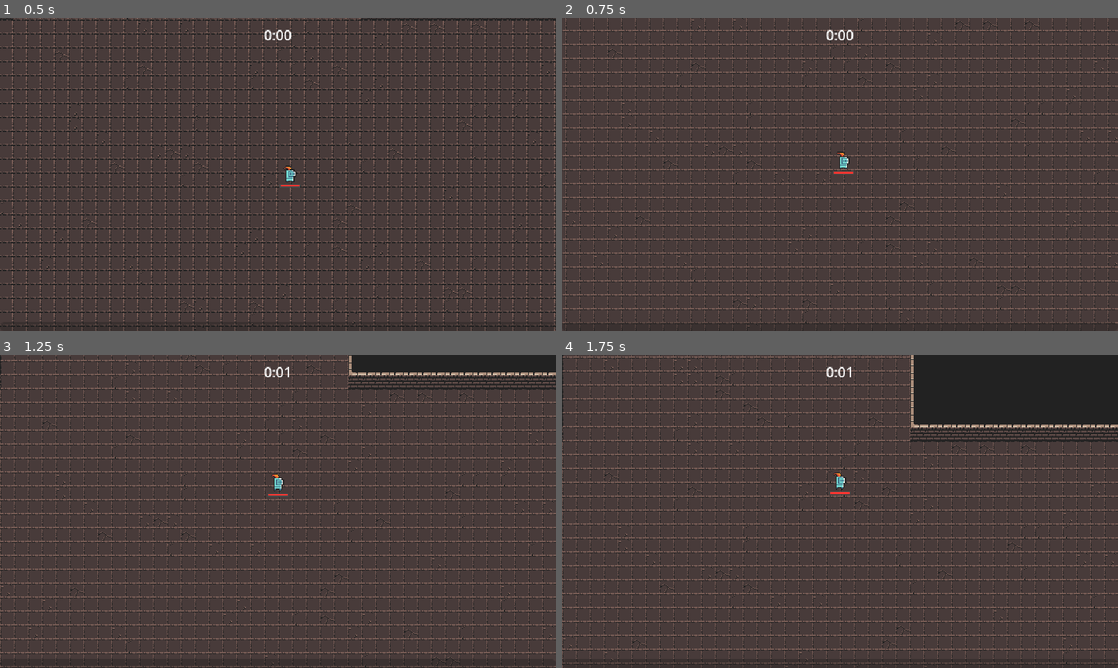
Above: before the commit, frames 1-4 (two rows, left to right).
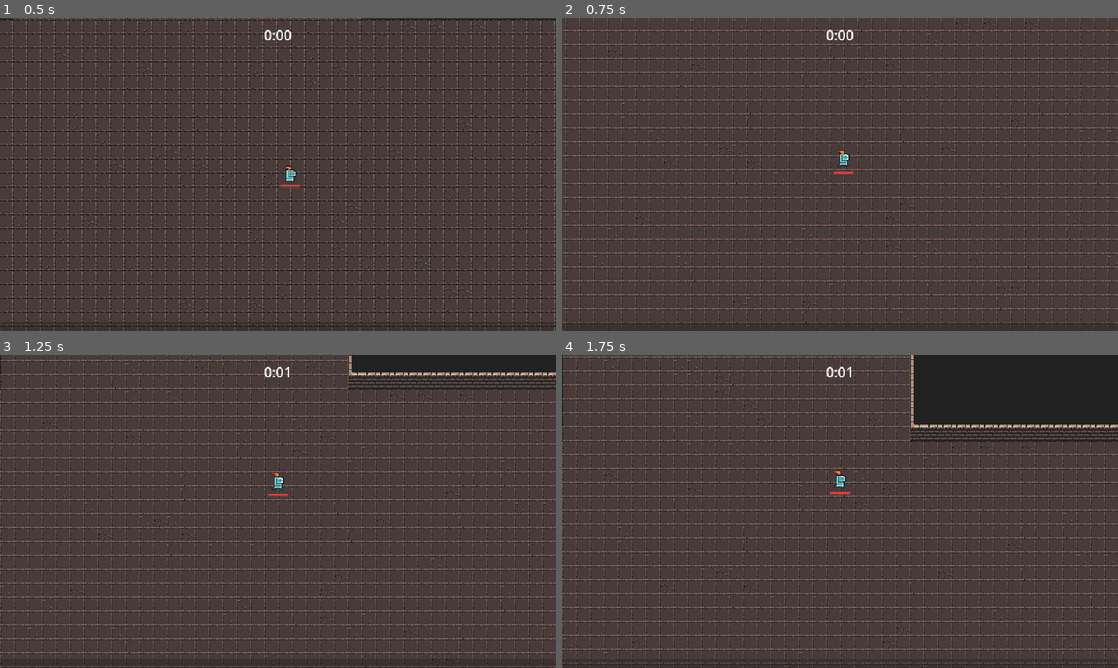
Above: after the commit, the same moments.

Repository: cqbMatroskin/2D-Top-Down
Game: Godot game, scene res://scene/level/level.tscn
The game is run twice, just before and just after one commit, with the same random seed, the same clock (stepped at 60 frames per second) and the same inputs.
Inputs (mouse positions are in pixels of both pictures, inside the frame that each line leads up to):
- Up to frame 1 (0.5 s): no input
- Up to frame 2 (0.75 s): move the mouse to (812, 237) at 0.52 s; press the mouse at (812, 237) at 0.53 s; hold W (move_up) from 0.53 s (still down)
- Up to frame 3 (1.25 s): keep holding W (move_up)
- Up to frame 4 (1.75 s): keep holding W (move_up); move the mouse to (1006, 558) at 1.27 s; release the mouse at (1006, 558) at 1.28 s; click (1006, 558) at 1.35 s

Frame 1 is identical in both runs. In frame 2, less than 0.1% of the frame differs, in the area x 49-52%, y 42-49%; in frame 3, less than 0.1%; in frame 4, less than 0.1%.

Commit message:
Добавлен бег и разворот для персонажей

Diff:
--- a/scene/game_objects/player/player.gd
+++ b/scene/game_objects/player/player.gd
@@ -5,6 +5,7 @@
 @onready var grace_period: Timer = $GracePeriod
 @onready var progress_bar: ProgressBar = $ProgressBar
 @onready var ability_manager: Node = $AbilityManager
+@onready var animated_sprite_2d: AnimatedSprite2D = $AnimatedSprite2D
 
 const MAX_SPEED: int = 125
 const ACCELERATION: float = 0.1
@@ -24,6 +25,15 @@
 	velocity = velocity.lerp(target_velocity, ACCELERATION)
 
 	move_and_slide()
+
+	if direction.x !=  0 || direction.y != 0:
+		animated_sprite_2d.play("run")
+	else:
+		animated_sprite_2d.play("idle")
+
+	var face_sign = sign(direction.x)
+	if face_sign != 0:
+		animated_sprite_2d.scale.x = face_sign
 
 
 func movement_vector() -> Vector2:
--- a/scene/game_objects/pumpkin_dude/pumpkin_dude.gd
+++ b/scene/game_objects/pumpkin_dude/pumpkin_dude.gd
@@ -2,6 +2,7 @@
 
 const MAX_SPEED = 80
 @onready var health_component: HealthComponent = $HealthComponent
+@onready var animated_sprite_2d: AnimatedSprite2D = $AnimatedSprite2D
 
 func _ready() -> void:
 	health_component.died.connect(on_died)
@@ -12,6 +13,15 @@
 	velocity = MAX_SPEED * direction
 	move_and_slide()
 
+	if direction.x !=  0 || direction.y != 0:
+		animated_sprite_2d.play("run")
+	else:
+		animated_sprite_2d.play("idle")
+
+	var face_sign = sign(direction.x)
+	if face_sign != 0:
+		animated_sprite_2d.scale.x = face_sign
+
 func get_direction_to_player() -> Vector2:
 	var player: Node = get_tree().get_first_node_in_group("player") as Node2D
 	if player == null:
